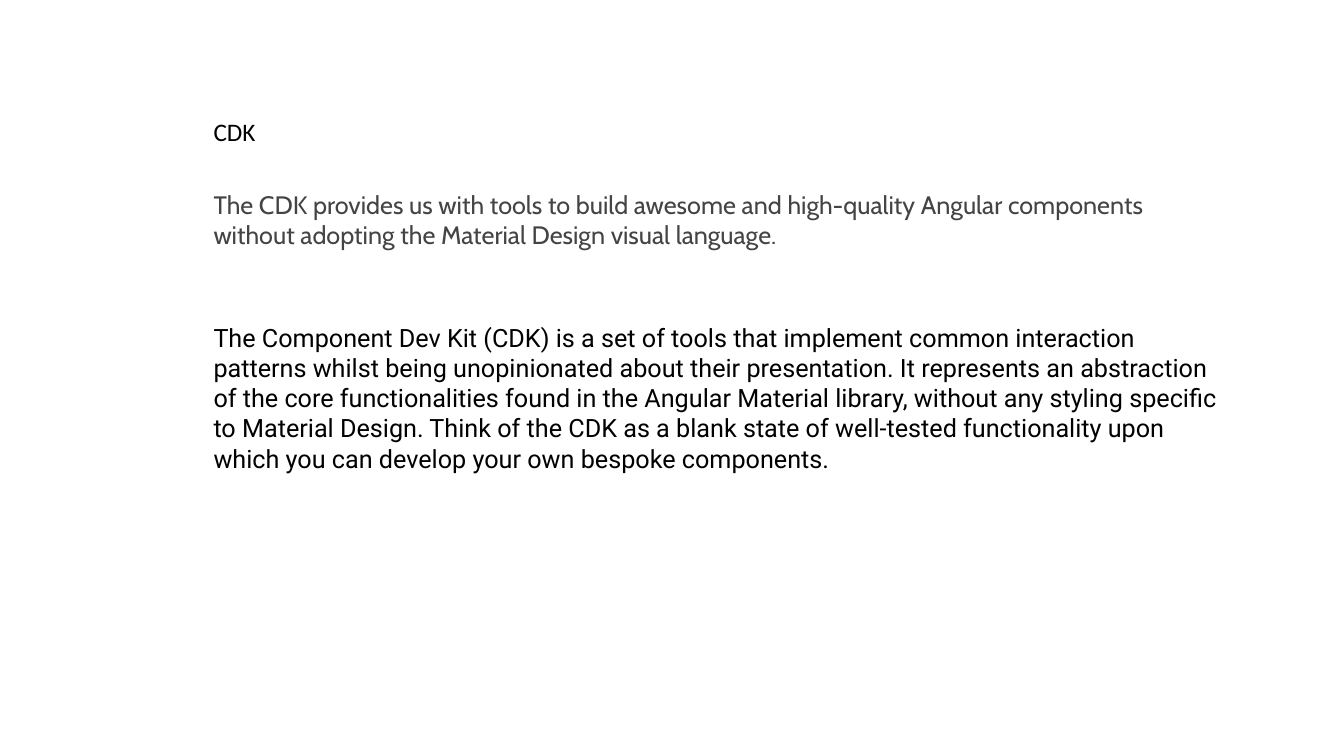
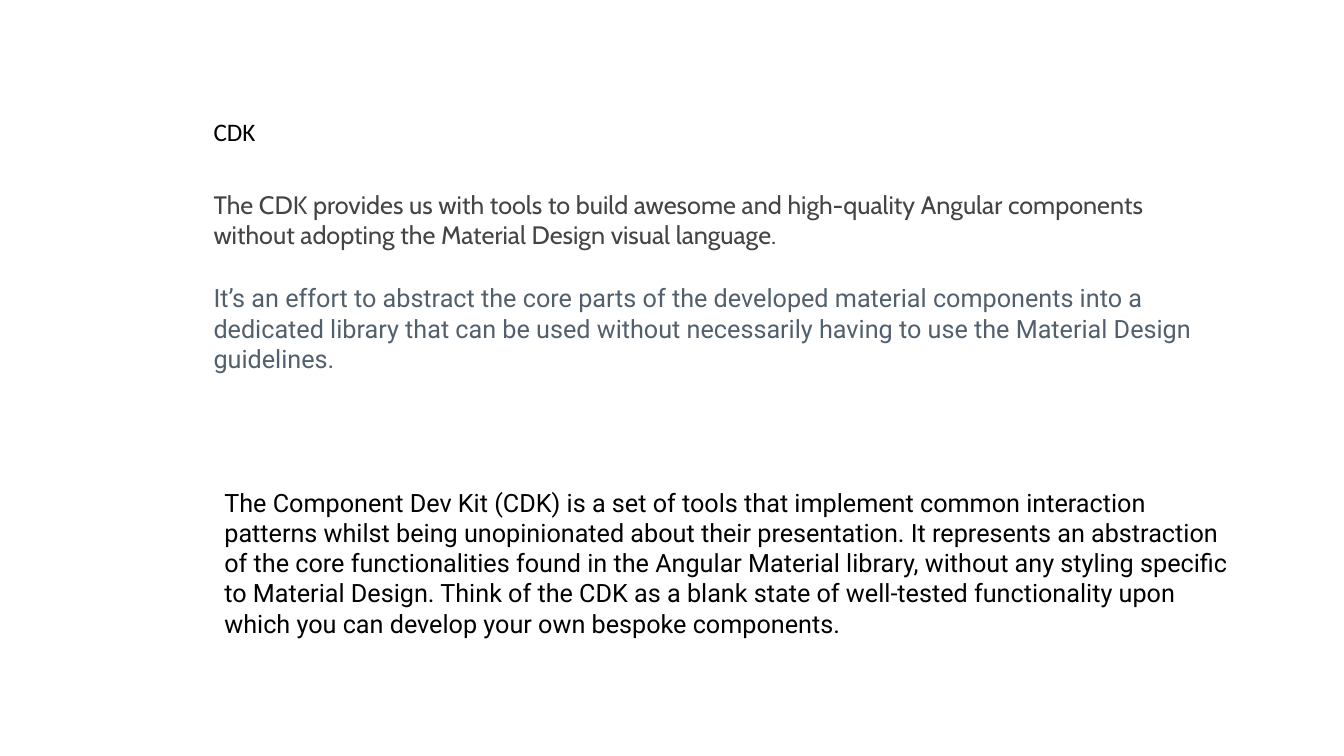
Before and after one commit to FredJiangFei/AngularMat, a slide deck: slide 4 of Doc/AngularMat.pptx. Drawn at 1344x756 pixels with LibreOffice and Linux fonts; fonts in the diff are those of the drawing. Boxes give left, top, right and bottom in pixels: in the first picture for what was removed or moved away, otherwise in the second. Text is boxed around its words. In the diff, an @@ line names an element or a change of style, - is before the commit and + after.

```diff
--- a/Doc/AngularMat.pptx
+++ b/Doc/AngularMat.pptx
@@ text added at [214,288,1191,344], 18 pt, text #52606D @@
+It’s an effort to abstract the core parts of the developed material components into a dedicated library that can be used without necessarily having to use the Material Design guidelines.
@@ text "The Component Dev Kit (CDK) ...": place and size @@
-text "The Component Dev Kit (CDK) ..." at [214,327,1216,474]
+text "The Component Dev Kit (CDK) ..." at [224,492,1227,639]
```
Also in this commit, not shown: 1 slide added, 1 slide removed, 7 other files.
